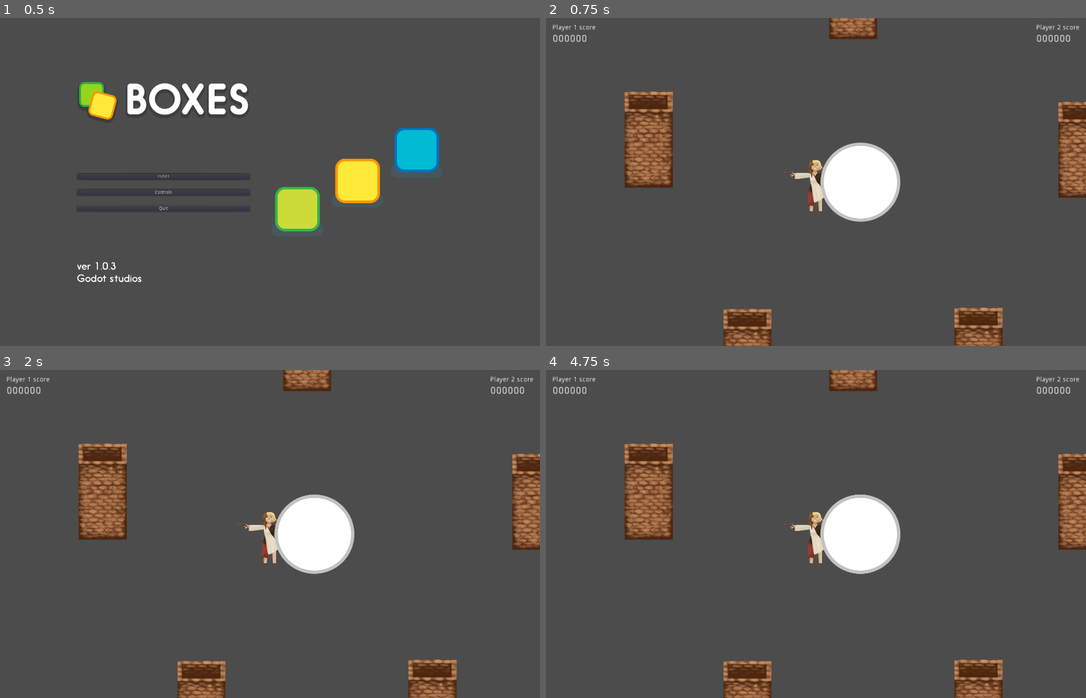
Above: before the commit, frames 1-4 (two rows, left to right).
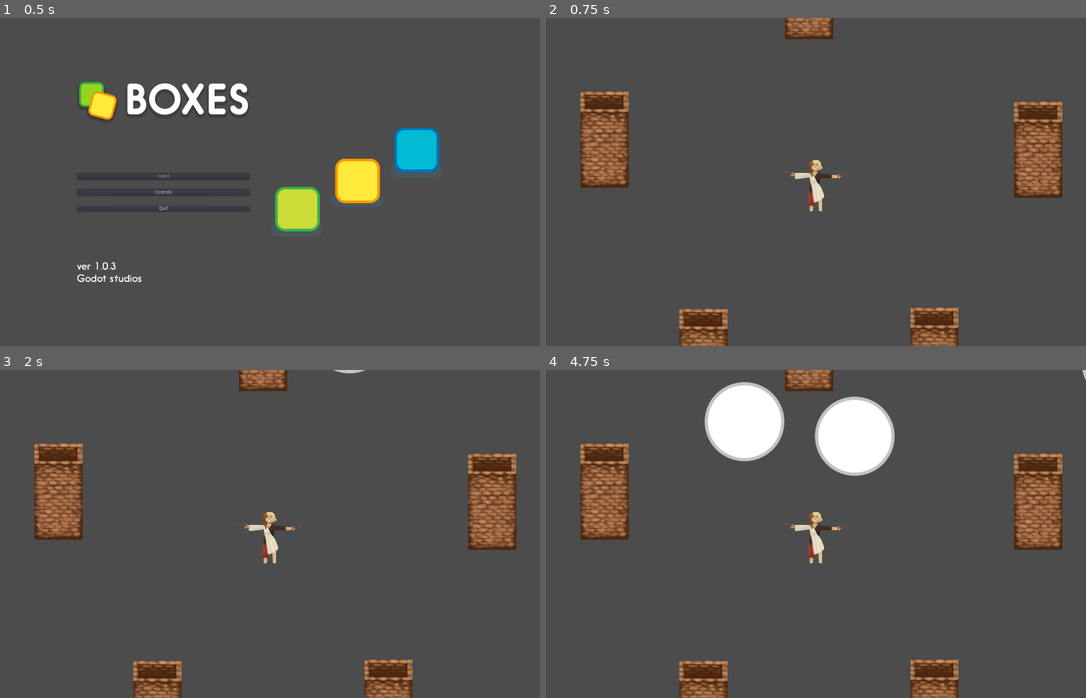
Above: after the commit, the same moments.

Repository: xenoexplorator/Ymir
Game: Godot game, scene res://Root.tscn
The game is run twice, just before and just after one commit, with the same random seed, the same clock (stepped at 60 frames per second) and the same inputs.
Inputs:
- Up to frame 1 (0.5 s): no input
- Up to frame 2 (0.75 s): click "FUSE!" at 0.5 s
- Up to frame 3 (2 s): tap Enter at 1.25 s
- Up to frame 4 (4.75 s): tap Space at 2 s

Frame 1 is identical in both runs. In frame 2, 17% of the frame differs, in the area x 1-100%, y 0-100%; in frame 3, 17%; in frame 4, 22%.

Commit message:
merge ced -> frank

Diff:
--- a/EnemySpawner.gd
+++ b/EnemySpawner.gd
@@ -1,8 +1,8 @@
 extends Sprite
 
 var tickTillNextSpawn = 0
-export (int) var MaxSpawnTime = 150
-export (int) var MinSpawnTime = 25
+export (int) var MaxSpawnTime = 550
+export (int) var MinSpawnTime = 250
 
 var enemyScene = preload("res://Scenes/Opponent.tscn")
 
@@ -13,8 +13,11 @@
 		_spawn_enemy()
 
 func _spawn_enemy():
+	var player = get_parent().get_node("Player")
 	var node = enemyScene.instance()
 	var enemy = node.get_node("Body")
 	enemy.Position_to(self.global_position.x, self.global_position.y)
 	enemy.connect("enemy_death", get_node("../CanvasLayer"), "_on_points_gained")
+	node.get_node("Body").Position_to(self.global_position.x, self.global_position.y)
+	node.get_node("Body").Set_Player(player.get_node("KinematicBody2D"))
 	add_child(node)
--- a/Scenes/Arena.tscn
+++ b/Scenes/Arena.tscn
@@ -1,11 +1,10 @@
-[gd_scene load_steps=7 format=2]
+[gd_scene load_steps=6 format=2]
 
 [ext_resource path="res://Scenes/Arena.gd" type="Script" id=1]
 [ext_resource path="res://Scenes/Pillar.tscn" type="PackedScene" id=2]
 [ext_resource path="res://walls_test.tres" type="TileSet" id=3]
 [ext_resource path="res://Scenes/Player.tscn" type="PackedScene" id=4]
 [ext_resource path="res://Scenes/EnemySpawner.tscn" type="PackedScene" id=5]
-[ext_resource path="res://Scripts/UIManager.gd" type="Script" id=6]
 
 [node name="Arena" type="Node" index="0"]
 
@@ -60,12 +59,12 @@
 collision_use_kinematic = false
 collision_friction = 1.0
 collision_bounce = 0.0
-collision_layer = 8
+collision_layer = 1
 collision_mask = 1
 occluder_light_mask = 1
 format = 1
 tile_data = PoolIntArray( -720896, 0, 0, -720895, 0, 0, -720894, 0, 0, -720893, 0, 0, -720892, 0, 0, -720891, 0, 0, -72 …(1431 unchanged characters)…
-_sections_unfolded = [ "Cell", "Collision" ]
+_sections_unfolded = [ "Cell" ]
 
 [node name="Player" parent="." index="2" instance=ExtResource( 4 )]
 
@@ -73,102 +72,16 @@
 
 [node name="EnemySpawner" parent="." index="3" instance=ExtResource( 5 )]
 
-[node name="CanvasLayer" type="CanvasLayer" parent="." index="4"]
+position = Vector2( -1494.18, -835.087 )
 
-layer = 1
-offset = Vector2( 0, 0 )
-rotation = 0.0
-scale = Vector2( 1, 1 )
-transform = Transform2D( 1, 0, 0, 1, 0, 0 )
-script = ExtResource( 6 )
+[node name="EnemySpawner2" parent="." index="4" instance=ExtResource( 5 )]
 
-[node name="LabelScoreP1" type="Label" parent="CanvasLayer" index="0"]
+position = Vector2( 1452.4, -837.808 )
 
-anchor_left = 0.0
-anchor_top = 0.0
-anchor_right = 0.0
-anchor_bottom = 0.0
-margin_left = 20.0
-margin_top = 20.0
-margin_right = 123.0
-margin_bottom = 34.0
-rect_scale = Vector2( 1.5, 1.5 )
-rect_pivot_offset = Vector2( 0, 0 )
-rect_clip_content = false
-mouse_filter = 2
-mouse_default_cursor_shape = 0
-size_flags_horizontal = 1
-size_flags_vertical = 4
-text = "Player 1 score"
-percent_visible = 1.0
-lines_skipped = 0
-max_lines_visible = -1
-_sections_unfolded = [ "Rect" ]
+[node name="EnemySpawner3" parent="." index="5" instance=ExtResource( 5 )]
 
-[node name="Score1" type="Label" parent="CanvasLayer/LabelScoreP1" index="0"]
+position = Vector2( -506.545, -837.808 )
 
-anchor_left = 0.0
-anchor_top = 0.0
-anchor_right = 0.0
-anchor_bottom = 0.0
-margin_top = 20.0
-margin_right = 40.0
-margin_bottom = 34.0
-rect_scale = Vector2( 1.5, 1.5 )
-rect_pivot_offset = Vector2( 0, 0 )
-rect_clip_content = false
-mouse_filter = 2
-mouse_default_cursor_shape = 0
-size_flags_horizontal = 1
-size_flags_vertical = 4
-text = "000000"
-percent_visible = 1.0
-lines_skipped = 0
-max_lines_visible = -1
-_sections_unfolded = [ "Rect" ]
+[node name="EnemySpawner4" parent="." index="6" instance=ExtResource( 5 )]
 
-[node name="LabelScoreP2" type="Label" parent="CanvasLayer" index="1"]
-
-anchor_left = 0.0
-anchor_top = 0.0
-anchor_right = 0.0
-anchor_bottom = 0.0
-margin_left = 1525.0
-margin_top = 20.0
-margin_right = 1615.0
-margin_bottom = 34.0
-rect_scale = Vector2( 1.5, 1.5 )
-rect_pivot_offset = Vector2( 0, 0 )
-rect_clip_content = false
-mouse_filter = 2
-mouse_default_cursor_shape = 0
-size_flags_horizontal = 1
-size_flags_vertical = 4
-text = "Player 2 score"
-align = 2
-percent_visible = 1.0
-lines_skipped = 0
-max_lines_visible = -1
-_sections_unfolded = [ "Anchor", "Rect" ]
-
-[node name="Score2" type="Label" parent="CanvasLayer/LabelScoreP2" index="0"]
-
-anchor_left = 0.0
-anchor_top = 0.0
-anchor_right = 0.0
-anchor_bottom = 0.0
-margin_top = 20.0
-margin_right = 48.0
-margin_bottom = 34.0
-rect_scale = Vector2( 1.5, 1.5 )
-rect_pivot_offset = Vector2( 0, 0 )
-rect_clip_content = false
-mouse_filter = 2
-mouse_default_cursor_shape = 0
-size_flags_horizontal = 1
-size_flags_vertical = 4
-text = "000000"
-percent_visible = 1.0
-lines_skipped = 0
-max_lines_visible = -1
-_sections_unfolded = [ "Anchor", "Rect" ]
+position = Vector2( 309.68, -840.529 )
--- a/Scenes/EnemySpawner.tscn
+++ b/Scenes/EnemySpawner.tscn
@@ -8,5 +8,5 @@
 texture = ExtResource( 1 )
 script = ExtResource( 2 )
 _sections_unfolded = [ "Transform" ]
-MaxSpawnTime = 150
-MinSpawnTime = 25
+MaxSpawnTime = 550
+MinSpawnTime = 250
--- a/Scenes/Opponent.gd
+++ b/Scenes/Opponent.gd
@@ -3,16 +3,19 @@
 export (int) var hitPoints = 5
 export (int) var attackSpeed = 200 #en centièmes de secondes
 export (int) var points = 50
+export (int) var speed = 125
 var ticks = 0
 signal enemy_death
+var player
 
 func Position_to(x,y):
 	global_position = Vector2(x,y)
 
 func _ready():
-	# Called when the node is added to the scene for the first time.
-	# Initialization here
 	pass
+
+func Set_Player(node):
+	player = node
 
 func _takeDamage(damage, player_index):
 	hitPoints -= damage
@@ -31,7 +34,8 @@
 	ticks = 0
 
 func _move_towards_player():
-	pass
+	var dir = (player.global_position - global_position).normalized()
+	move_and_slide(dir * speed)
 
 func _process(delta):
 	_move_towards_player()
--- a/Scenes/Opponent.tscn
+++ b/Scenes/Opponent.tscn
@@ -21,6 +21,7 @@
 hitPoints = 25
 attackSpeed = 200
 points = 50
+speed = 125
 
 [node name="Sprite" type="Sprite" parent="Body" index="0"]
 
